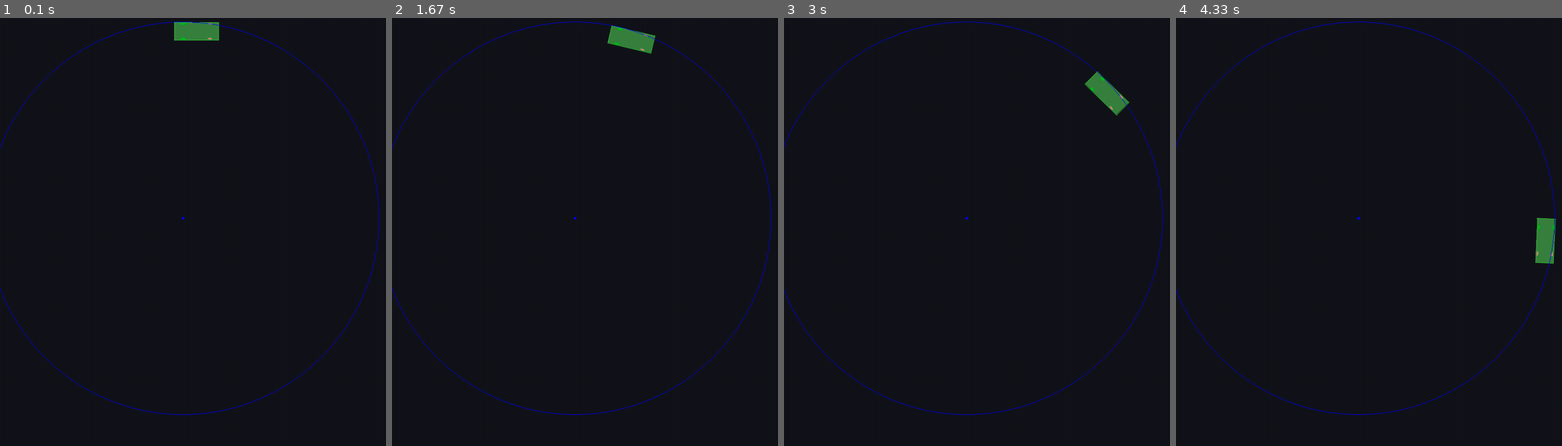
Above: before the commit, frames 1-4 (left to right).
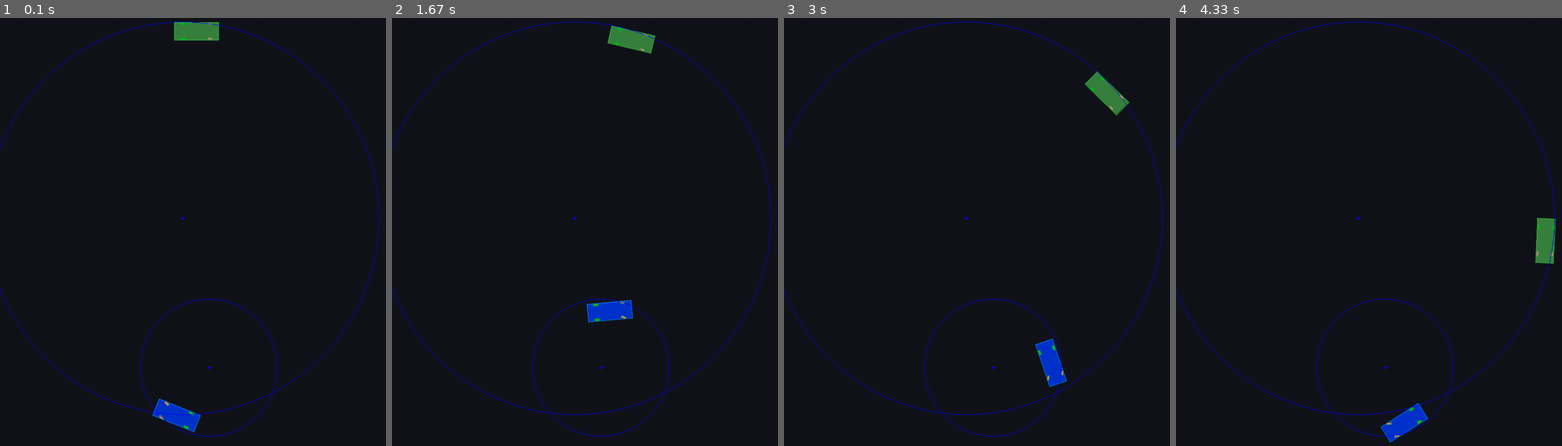
Above: after the commit, the same moments.

Repository: Bobbassoonguy/AutonomousVehicles
Game: pygame game, started from Scenarios/Scenario1_create_car.py
Two runs of this game, one before a commit and one after it. Both use one fixed random seed, a clock stepped at 60 frames per second and the inputs below.
Inputs:
- Up to frame 1 (0.1 s): no input
- Up to frame 2 (1.67 s): no input
- Up to frame 3 (3 s): no input
- Up to frame 4 (4.33 s): no input

The runs differ from the first frame. In frame 1, 0.7% of the frame differs, in the area x 36-73%, y 65-98%; in frame 2, 0.8%; in frame 3, 0.8%; in frame 4, 0.8%.

Commit message:
Made the scenario display 2 cars, and pass color and position when .addcar

Diff:
--- a/Classes/Scenario.py
+++ b/Classes/Scenario.py
@@ -17,7 +17,6 @@
         self.vehicles = []  # type: List[Vehicle]
         # vehicles: List[Vehicle] # Python 3.6 syntax, PEP 526
 
-
         self.screen = pygame.display.set_mode([self.CANVAS_SIZE_X, self.CANVAS_SIZE_y])
         pygame.display.set_caption(self.name)
 
@@ -27,6 +26,6 @@
             i.draw()
         pygame.display.flip()
 
-    def addCar(self):
-        vehicle_to_add = Vehicle.Vehicle(self)
+    def addCar(self, x=10, y=10, fill_color=(56, 130, 62), outline_color=(51, 204, 51)):
+        vehicle_to_add = Vehicle.Vehicle(self, x, y, fill_color, outline_color)
         self.vehicles.append(vehicle_to_add)
--- a/Classes/Vehicle.py
+++ b/Classes/Vehicle.py
@@ -4,7 +4,7 @@
 
 #this is a new change
 class Vehicle:
-    def __init__(self, parent, x=10, y=10):
+    def __init__(self, parent, x, y, fill_color, outline_color):
         self.parent = parent
         self.surface = self.parent.screen
         self.PIXELS_PER_METER = self.parent.PIXELS_PER_METER
@@ -20,6 +20,10 @@
         self.MIN_SPEED = 0  # m/s eventually will be -9
         self.MAX_ACCELERATION = 3.5  # m/s/s
         self.MIN_ACCELERATION = -9.5 #m/s/s
+
+        #DISPLAY PARAMETERS
+        self.FILL_COLOR = fill_color
+        self.OUTLINE_COLOR = outline_color
 
         # CAR VARIABLES
         self.angle = 0
@@ -54,8 +58,8 @@
                                     [(self.x + (self.WIDTH/2)) * self.PIXELS_PER_METER, (self.y - (self.LENGTH/2)) * self.PIXELS_PER_METER],
                                     [(self.x + (self.WIDTH/2)) * self.PIXELS_PER_METER, (self.y + (self.LENGTH/2)) * self.PIXELS_PER_METER],
                                     [(self.x - (self.WIDTH/2)) * self.PIXELS_PER_METER, (self.y + (self.LENGTH/2)) * self.PIXELS_PER_METER]],
-                                   (51, 204, 51), line_width=round(display_border_thickness * self.PIXELS_PER_METER),
-                                   fill_color=(56, 130, 62))
+                                   self.OUTLINE_COLOR, line_width=round(display_border_thickness * self.PIXELS_PER_METER),
+                                   fill_color=self.FILL_COLOR)
 
     def draw(self):
         # TODO make this position/rotation dependant
--- a/Scenarios/Scenario1_create_car.py
+++ b/Scenarios/Scenario1_create_car.py
@@ -10,20 +10,24 @@
 main: Scenario = Scenario("Scenario 1 - Create Car")
 clock = pygame.time.Clock()
 
-main.addCar()
+main.addCar(x=20, y=5)
 main.vehicles[0].rotate_to_angle(90, rotation_point="centroid")
-# print(main.vehicles[0].x, ",", main.vehicles[0].y)
-# print(main.vehicles[0].outline.get_centroid())
-main.vehicles[0].move_to(20, 5)
 main.vehicles[0].speed = 0
 main.vehicles[0].acceleration = 3.5
 main.vehicles[0].current_turn_radius = 20
+
+main.addCar(x=20, y=45, fill_color=(0, 51, 204), outline_color=(0, 153, 255))
+main.vehicles[1].rotate_to_angle(270, rotation_point="centroid")
+main.vehicles[1].speed = 40
+main.vehicles[1].acceleration = 0
+main.vehicles[1].current_turn_radius = 7
 
 while not done:
     clock.tick(main.FPS)
     main.main()
 
     main.vehicles[0].go(1/main.FPS)
+    main.vehicles[1].go(1 / main.FPS)
 
 
     pygame.display.flip()
